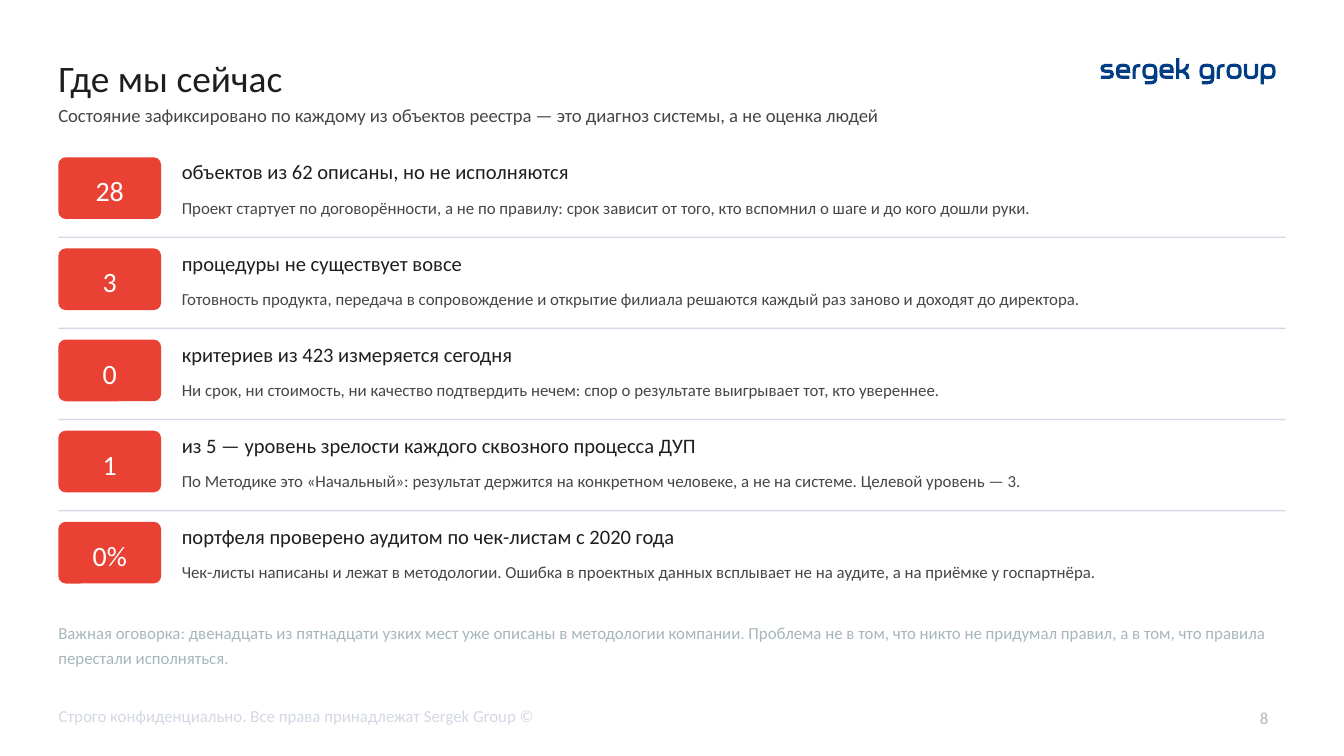
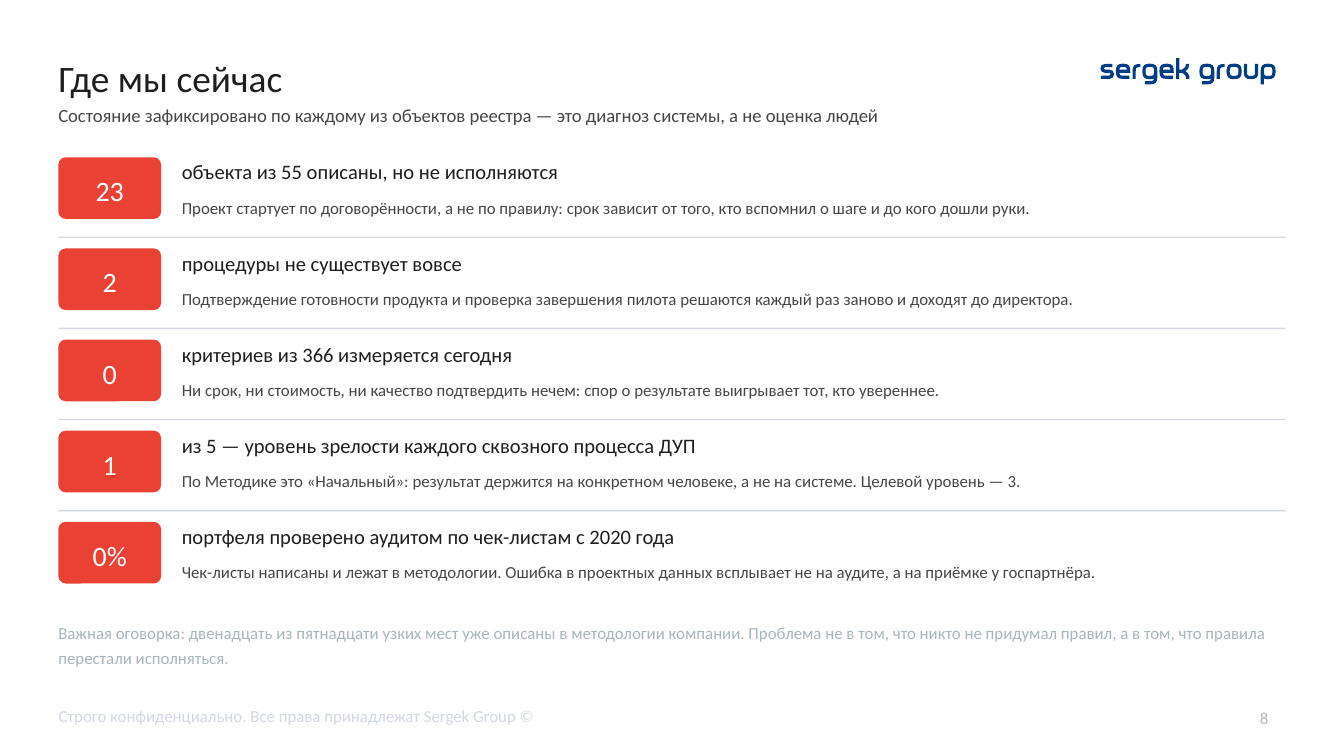
Before and after one commit to TemeshevProject/SG-DUP-Project, a slide deck: slide 8 of dup_project/02_Презентация/ДУП_Приоритеты_реинжиниринга_презентация.pptx. Drawn at 1344x756 pixels with LibreOffice and Linux fonts; fonts in the diff are those of the drawing. Boxes give left, top, right and bottom in pixels: in the first picture for what was removed or moved away, otherwise in the second. Text is boxed around its words. In the diff, an @@ line names an element or a change of style, - is before the commit and + after.

```diff
--- a/dup_project/02_Презентация/ДУП_Приоритеты_реинжиниринга_презентация.pptx
+++ b/dup_project/02_Презентация/ДУП_Приоритеты_реинжиниринга_презентация.pptx
@@ text at (182,165,558,182): text changed @@
-объектов из 62 описаны, но не исполняются
+объекта из 55 описаны, но не исполняются
@@ text in rounded rectangle at (96,183,124,201): text changed @@
-28
+23
@@ text in rounded rectangle at (103,274,117,292): text changed @@
-3
+2
@@ text at (182,293,1073,308): text changed @@
-Готовность продукта, передача в сопровождение и открытие филиала решаются каждый раз заново и доходят до директора.
+Подтверждение готовности продукта и проверка завершения пилота решаются каждый раз заново и доходят до директора.
@@ text at (182,348,512,366): text changed @@
-критериев из 423 измеряется сегодня
+критериев из 366 измеряется сегодня
```
Also in this commit, not shown: 14 other slides changed, 2 other files.
